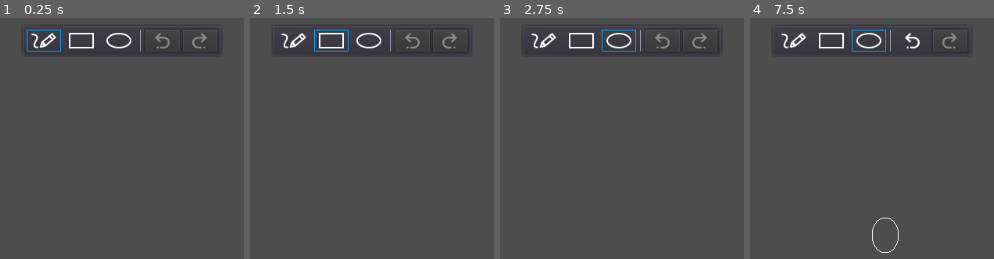
Above: before the commit, frames 1-4 (left to right).
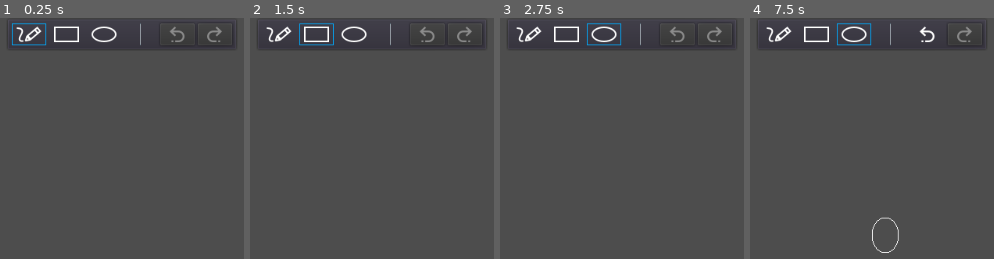
Above: after the commit, the same moments.

Repository: gilzoide/draw-over
Game: Godot game, scene res://main.tscn
The game is run twice, just before and just after one commit, with the same random seed, the same clock (stepped at 60 frames per second) and the same inputs.
Inputs (mouse positions are in pixels of both pictures, inside the frame that each line leads up to; where the layout moved, square brackets give the same spot in the first picture):
- Up to frame 1 (0.25 s): no input
- Up to frame 2 (1.5 s): click (279, 34) [293, 39] at 0.5 s; click (315, 34) [330, 39] at 1.25 s
- Up to frame 3 (2.75 s): click (604, 34) [619, 39] at 2 s
- Up to frame 4 (7.5 s): click (779, 34) [793, 39] at 2.75 s; click (815, 34) [830, 39] at 3.5 s; click (854, 34) [869, 39] at 4.25 s; click (779, 34) [793, 39] at 5 s; click (815, 34) [830, 39] at 5.75 s; click (854, 34) [869, 39] at 6.5 s; tap Enter at 7.25 s; drag from (872, 251) to (952, 148) at 7.27 s

The runs differ from the first frame. In frame 1, 3.3% of the frame differs, in the area x 4-96%, y 1-15%; in frame 2, 3.3%, in the area x 6-96%, y 1-15%; in frame 3, 3.3%; in frame 4, 3.2%.

Commit message:
Update toolbar spacing

Diff:
--- a/src/main.tscn
+++ b/src/main.tscn
@@ -34,9 +34,8 @@
 [node name="Toolbar" type="PanelContainer" parent="."]
 anchor_left = 0.5
 anchor_right = 0.5
-margin_left = -129.0
-margin_top = 8.0
-margin_right = 129.0
+margin_left = -148.0
+margin_right = 148.0
 margin_bottom = 42.0
 script = ExtResource( 6 )
 __meta__ = {
@@ -46,7 +45,7 @@
 [node name="HBoxContainer" type="HBoxContainer" parent="Toolbar"]
 margin_left = 7.0
 margin_top = 7.0
-margin_right = 251.0
+margin_right = 289.0
 margin_bottom = 35.0
 theme = ExtResource( 5 )
 
@@ -85,12 +84,13 @@
 
 [node name="VSeparator" type="VSeparator" parent="Toolbar/HBoxContainer"]
 margin_left = 144.0
-margin_right = 148.0
+margin_right = 186.0
 margin_bottom = 28.0
+rect_min_size = Vector2( 42, 0 )
 
 [node name="UndoButton" type="Button" parent="Toolbar/HBoxContainer"]
-margin_left = 152.0
-margin_right = 196.0
+margin_left = 190.0
+margin_right = 234.0
 margin_bottom = 28.0
 hint_tooltip = "(Control+Z)
 Undo last drawing operation."
@@ -98,8 +98,8 @@
 icon = ExtResource( 11 )
 
 [node name="RedoButton" type="Button" parent="Toolbar/HBoxContainer"]
-margin_left = 200.0
-margin_right = 244.0
+margin_left = 238.0
+margin_right = 282.0
 margin_bottom = 28.0
 hint_tooltip = "(Control+Shift+Z)
 Redo last drawing operation."
